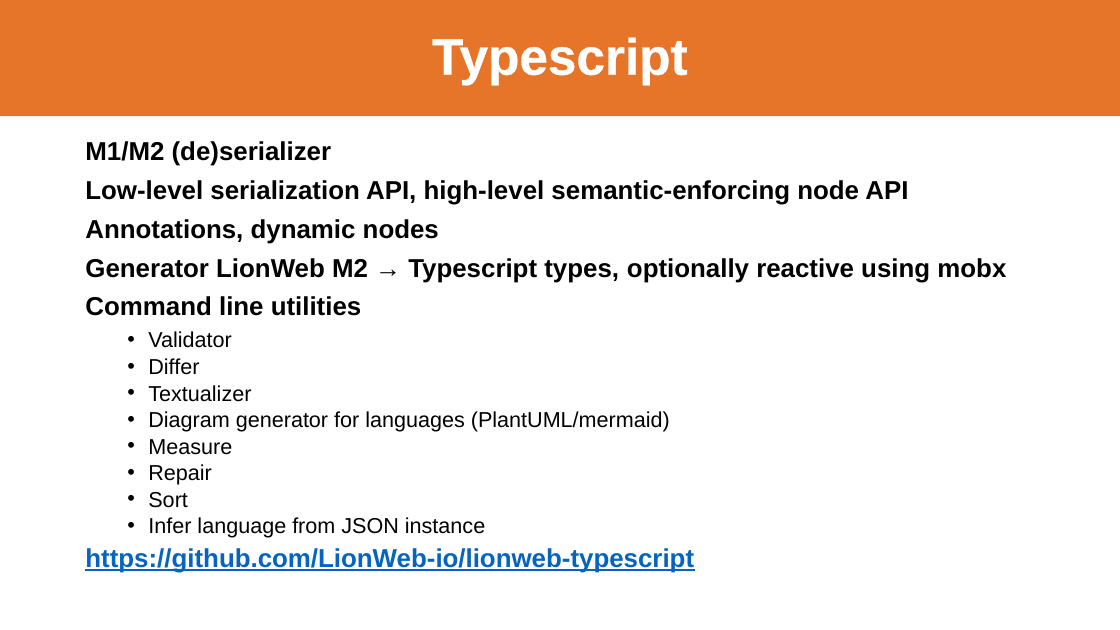
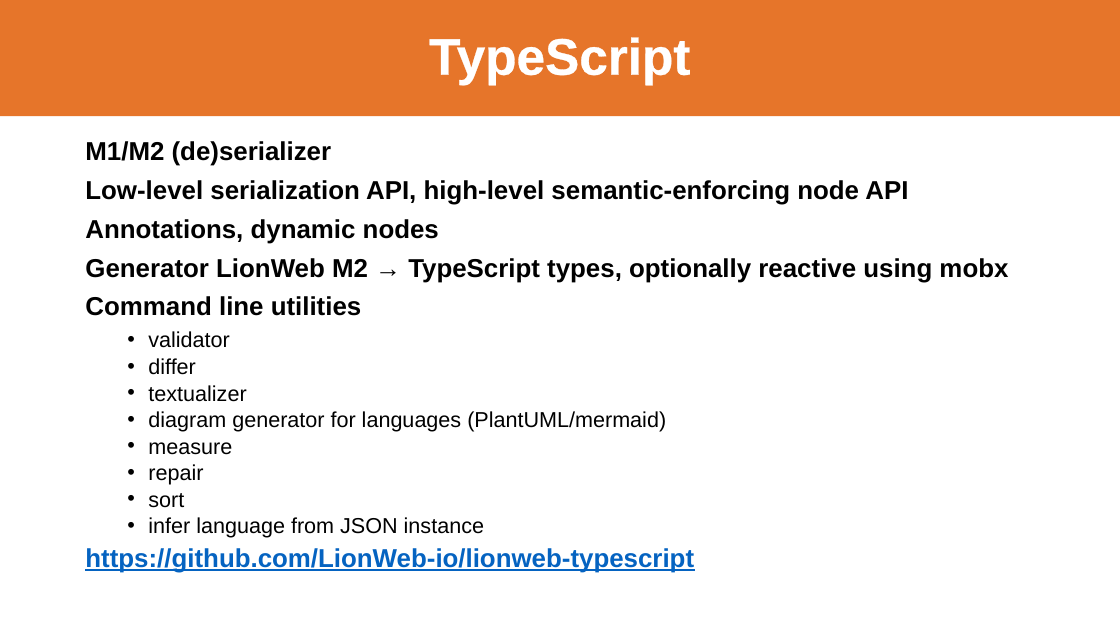
Before and after one commit to LionWeb-io/specification, a slide deck: slide 24 of resources/LangDev 2024 Talk.pptx (slide 17 before the commit). Drawn at 1120x630 pixels with LibreOffice and Linux fonts; fonts in the diff are those of the drawing; background and template pictures are left out. Boxes give left, top, right and bottom in pixels: in the first picture for what was removed or moved away, otherwise in the second. Text is boxed around its words. In the diff, an @@ line names an element or a change of style, - is before the commit and + after.

```diff
--- a/resources/LangDev 2024 Talk.pptx
+++ b/resources/LangDev 2024 Talk.pptx
@@ title at [429,37,690,84]: text changed @@
-Typescript
+TypeScript
@@ text at [85,258,1008,283]: text changed @@
-Generator LionWeb M2 → Typescript types, optionally reactive using mobx
+Generator LionWeb M2 → TypeScript types, optionally reactive using mobx
@@ text at [148,331,666,538]: text changed @@
-  • Validator
-  • Differ
-  • Textualizer
-  • Diagram generator for languages (PlantUML/mermaid)
-  • Measure
-  • Repair
-  • Sort
-  • Infer language from JSON instance
+  • validator
+  • differ
+  • textualizer
+  • diagram generator for languages (PlantUML/mermaid)
+  • measure
+  • repair
+  • sort
+  • infer language from JSON instance
```
Also in this commit, not shown: 20 other slides changed, 1 slide added, 1 slide removed.
